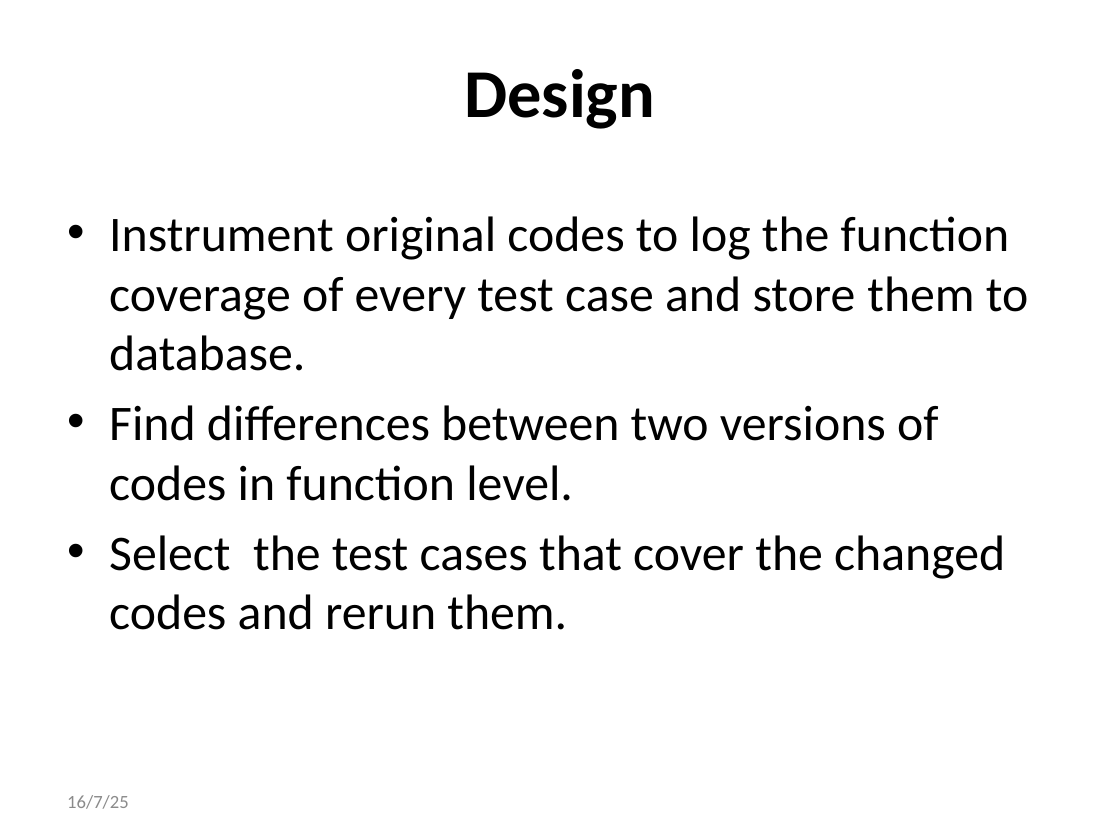
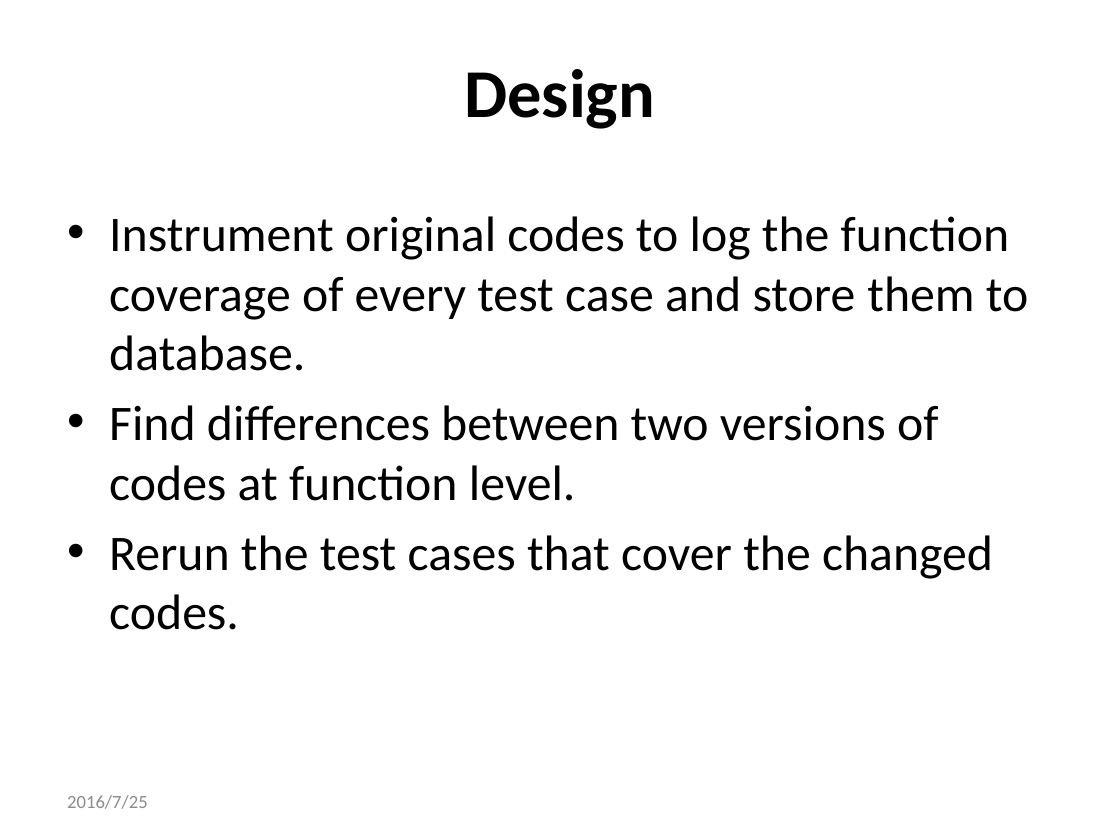
Before and after one commit to qwordy/IUT, a slide deck: slide 7 of doc/Final Presentation/Incremental_Unit_Testing-20160725-v3.pptx. Drawn at 1120x840 pixels with LibreOffice and Linux fonts; fonts in the diff are those of the drawing. Boxes give left, top, right and bottom in pixels: in the first picture for what was removed or moved away, otherwise in the second. Text is boxed around its words. In the diff, an @@ line names an element or a change of style, - is before the commit and + after.

```diff
--- a/doc/Final Presentation/Incremental_Unit_Testing-20160725-v3.pptx
+++ b/doc/Final Presentation/Incremental_Unit_Testing-20160725-v3.pptx
@@ text at (109,405,993,630): text changed @@
-• Find differences between two versions of codes in function level.
-• Select the test cases that cover the changed codes and rerun them.
+• Find differences between two versions of codes at function level.
+• Rerun the test cases that cover the changed codes.
@@ text at (67,795,148,809): text changed @@
-16/7/25
+2016/7/25
```
Also in this commit, not shown: 30 other slides changed, 1 slide removed.
